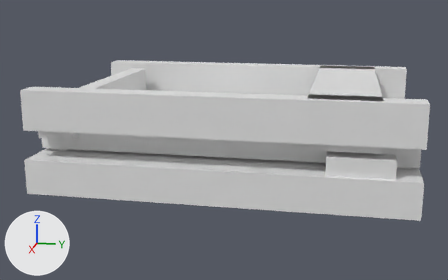
The glTF model assets/source/infrastructure/directorate/conveyors/models/io_in/blocked_lod2.glb as it was, and as the next commit left it.
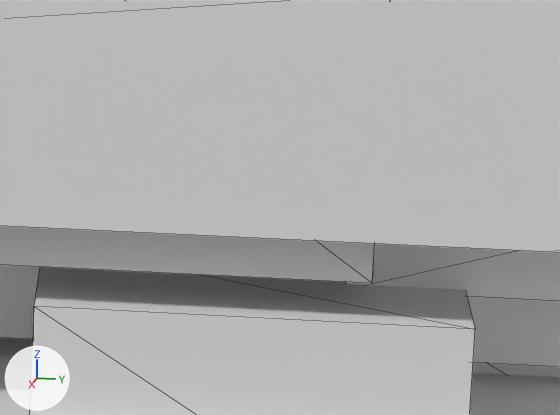
Each version appears first whole from a 50 mm camera at (0.3955, 0.0703, 0.4065) aimed at (0.0043, -0.0079, 0.3087), and next in a close-up on the part from 72% to 92% of the width and 39% to 63% of the height. The lights are fixed; the arrows at lower left show +X, +Y and +Z. The last two pictures show the newer version. The close-ups show mesh edges as thin lines. Vertices at exactly the same position are counted once.

Names of what the first close-up shows: 'blocked_lod2'.
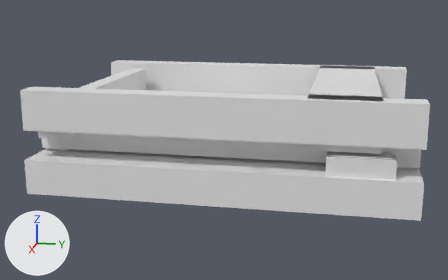
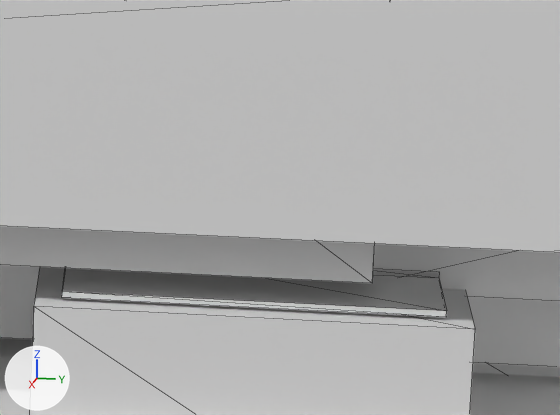
Boxes [x1, y1, x2, y2] around the edits, measured in the close-ups (560 x 415 px):
part 1 of me_blocked_lod2, added: after [61, 268, 447, 317]
part 2 of me_blocked_lod2, added: after [373, 269, 440, 278]

Patch to the scene script:
```diff
--- a/assets/source/infrastructure/directorate/conveyors/models/io_in/blocked_lod2.glb.py
+++ b/assets/source/infrastructure/directorate/conveyors/models/io_in/blocked_lod2.glb.py
@@ me_blocked_lod2 @@
 # used by ob_blocked_lod2; location = (0.0, 0.0, 0.0)
-me_blocked_lod2.from_pydata(...)  # 140 vertices, 220 faces; spans x -0.078..0.078, y -0.111..0.111, z 0.289..0.35
+me_blocked_lod2.from_pydata(...)  # 156 vertices, 244 faces; spans x -0.078..0.078, y -0.111..0.111, z 0.289..0.35
+# me_blocked_lod2 part 1: a new loose piece, a box spanning x 0.05556..0.07278, y 0.06333..0.095, z 0.31972..0.32028
+# me_blocked_lod2 part 2: a new loose piece, a box spanning x 0.05556..0.06222, y 0.08667..0.095, z 0.32033..0.32089
```
